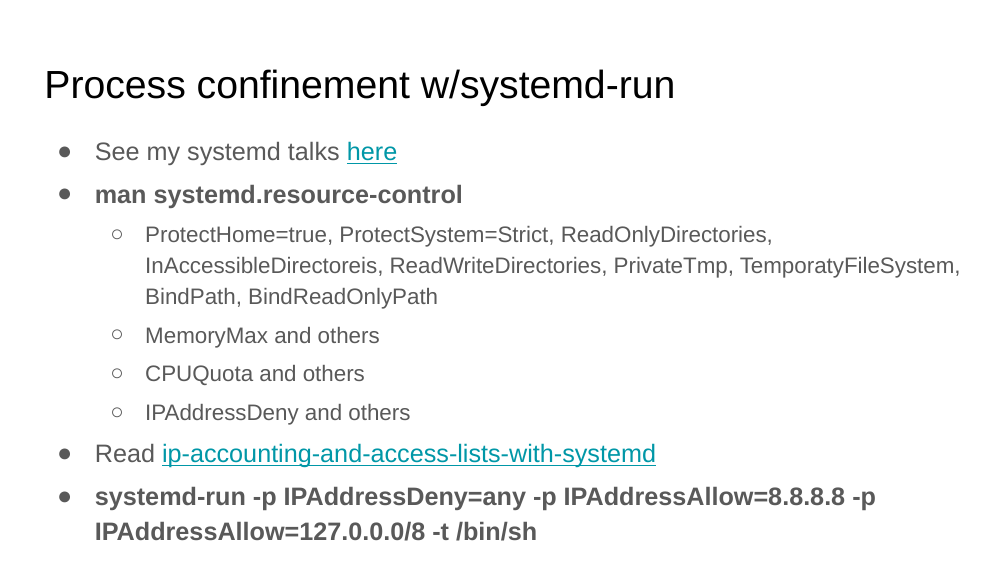
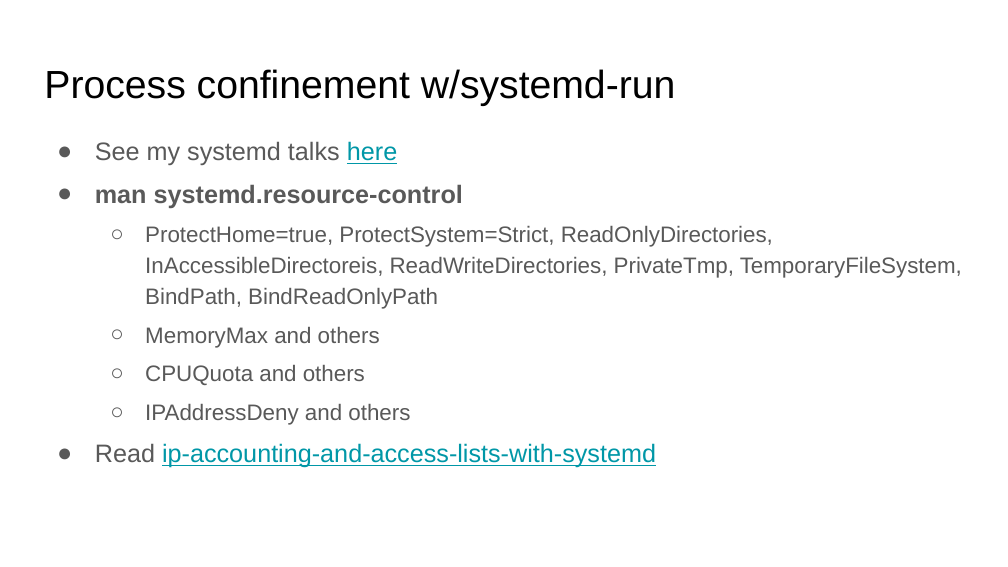
Before and after one commit to docent-net/conferences, a slide deck: slide 44 of 2019-16-sesja-linuksowa/o-bezpieczenstwie-kontenerow-linuksowych.odp (slide 42 before the commit). Drawn at 1008x567 pixels with LibreOffice and Linux fonts; fonts in the diff are those of the drawing. Boxes give left, top, right and bottom in pixels: in the first picture for what was removed or moved away, otherwise in the second. Text is boxed around its words. In the diff, an @@ line names an element or a change of style, - is before the commit and + after.

```diff
--- a/2019-16-sesja-linuksowa/o-bezpieczenstwie-kontenerow-linuksowych.odp
+++ b/2019-16-sesja-linuksowa/o-bezpieczenstwie-kontenerow-linuksowych.odp
@@ text at <box>145,226,962,309</box>: text changed @@
-  ○ ProtectHome=true, ProtectSystem=Strict, ReadOnlyDirectories, InAccessibleDirectoreis, ReadWriteDirectories, PrivateTmp, TemporatyFileSystem, BindPath, BindReadOnlyPath
+  ○ ProtectHome=true, ProtectSystem=Strict, ReadOnlyDirectories, InAccessibleDirectoreis, ReadWriteDirectories, PrivateTmp, TemporaryFileSystem, BindPath, BindReadOnlyPath
@@ text at <box>95,486,876,541</box>: paragraph removed @@
-● systemd-run -p IPAddressDeny=any -p IPAddressAllow=8.8.8.8 -p IPAddressAllow=127.0.0.0/8 -t /bin/sh
```
Also in this commit, not shown: 4 other slides changed, 4 slides added, 2 other files.
